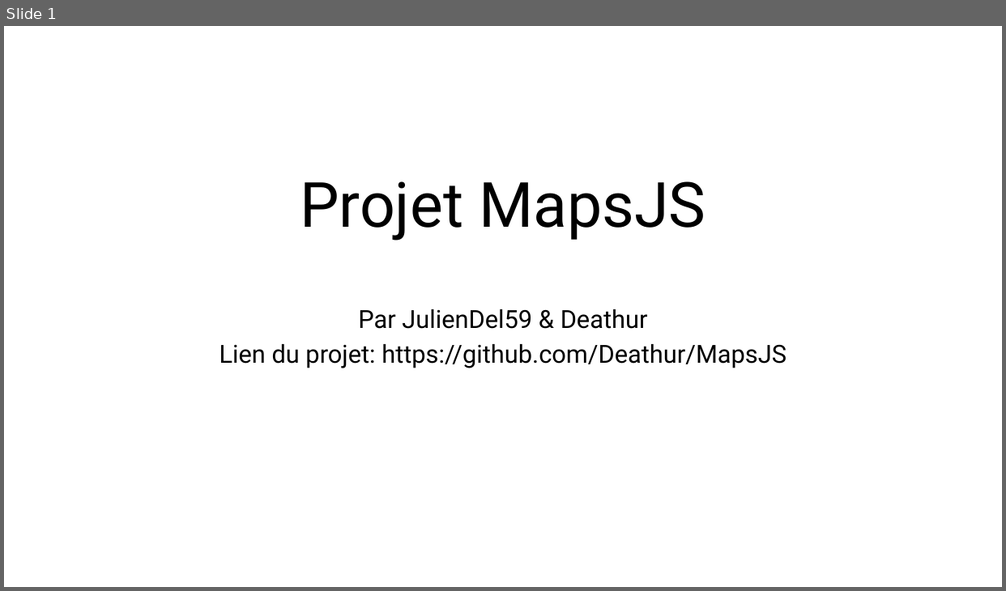
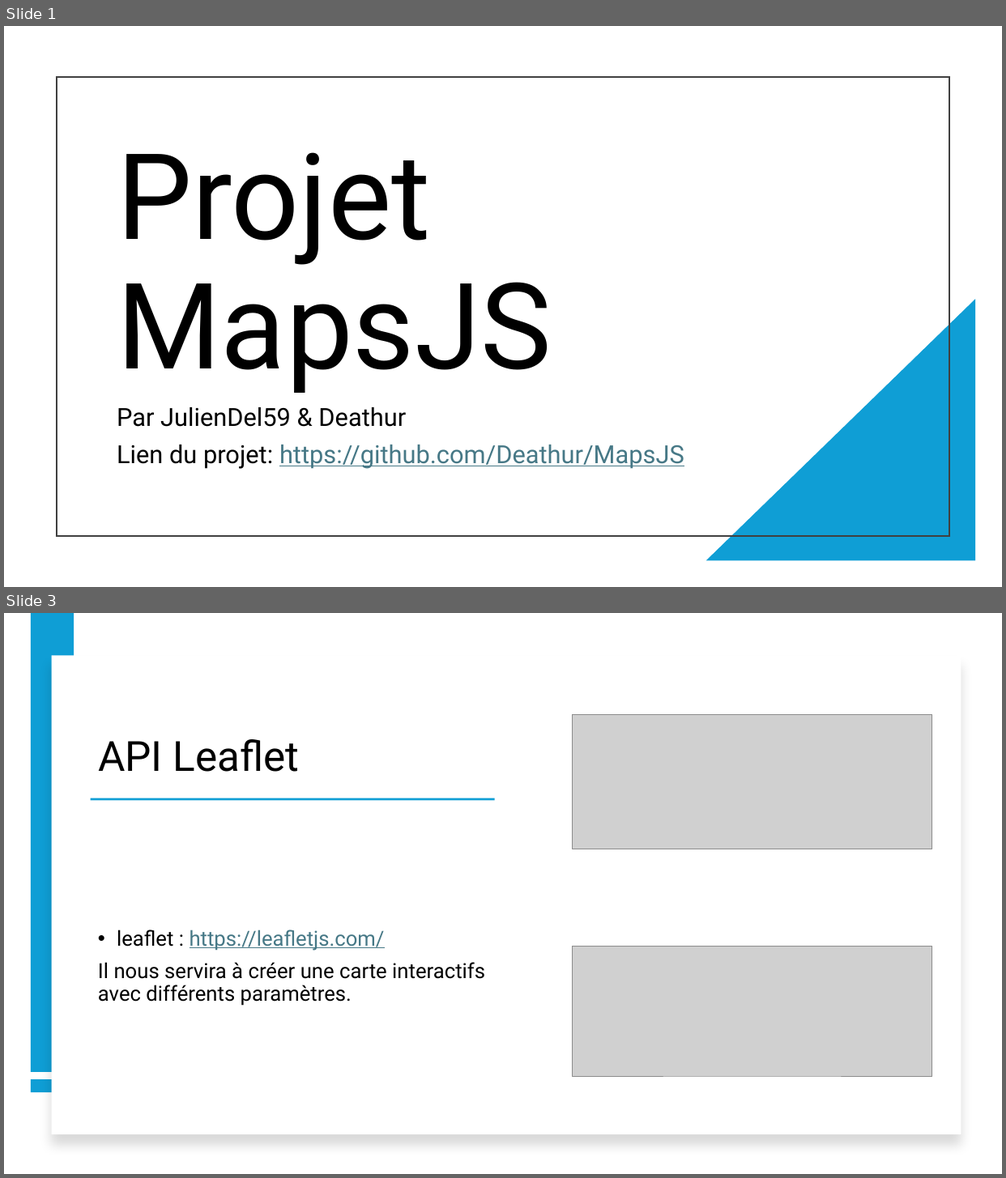
Before and after one commit to Deathur/MapsJS, a slide deck: Présentation Projet.pptx. Shown one above the other, each under a label of ours: slide 1 before the commit, slides 1 and 3 after it; the slides between them are not shown. The pictures are 1006x591 and 1006x1178 pixels, drawn with LibreOffice and Linux fonts; fonts in the diff are those of the drawing; grey boxes stand for pictures. Boxes give left, top, right and bottom in pixels: in the first picture for what was removed or moved away, otherwise in the second. Text is boxed around its words. In the diff, an @@ line names an element or a change of style, - is before the commit and + after.

Commit message:
projet update

```diff
--- a/Présentation Projet.pptx
+++ b/Présentation Projet.pptx
@@ slide 3 added at (4,613,1002,1174), background #FFFFFF @@
@@ rectangle added at (31,613,74,1072), fill #0F9ED5 @@
@@ rectangle added at (51,656,961,1135), fill #FFFFFF @@
@@ picture added at (573,715,932,850) @@
@@ title added at (98,739,299,772), 40 pt, text #000000 @@
+API Leaflet
@@ rectangle added at (90,798,494,801), fill #0F9ED5 @@
@@ text added at (98,930,485,1006), 20 pt, text #000000 @@
+• leaflet : https://leafletjs.com/
+Il nous servira à créer une carte interactifs avec différents paramètres.
@@ picture added at (573,946,932,1076) @@
@@ rectangle added at (31,1080,74,1093), fill #0F9ED5 @@
@@ slide 1 changed as well @@
@@ rectangle added at (57,77,949,535), outline #404040 1.5 pt @@
@@ title "Projet MapsJS": place and size @@
-title "Projet MapsJS" at (300,182,705,241)
+title "Projet MapsJS" at (117,152,552,393)
@@ title "Projet MapsJS" at (117,152,552,393): size 60 to 115 pt; alignment centre to left @@
@@ right triangle added at (706,299,976,561), fill #0F9ED5 @@
@@ subtitle "Par JulienDel59 & Deathur": place and size @@
-subtitle "Par JulienDel59 & Deathur" at (219,310,786,369)
+subtitle "Par JulienDel59 & Deathur" at (117,408,684,469)
@@ subtitle "Par JulienDel59 & Deathur" at (117,408,684,469): text colour #000000 to #467886, underline on in "https://github.com/Deathur/MapsJS"; alignment centre to left; line spacing 0.8 to 0.9 @@
```
Also in this commit, not shown: 1 other slide changed, 2 other slides added.
